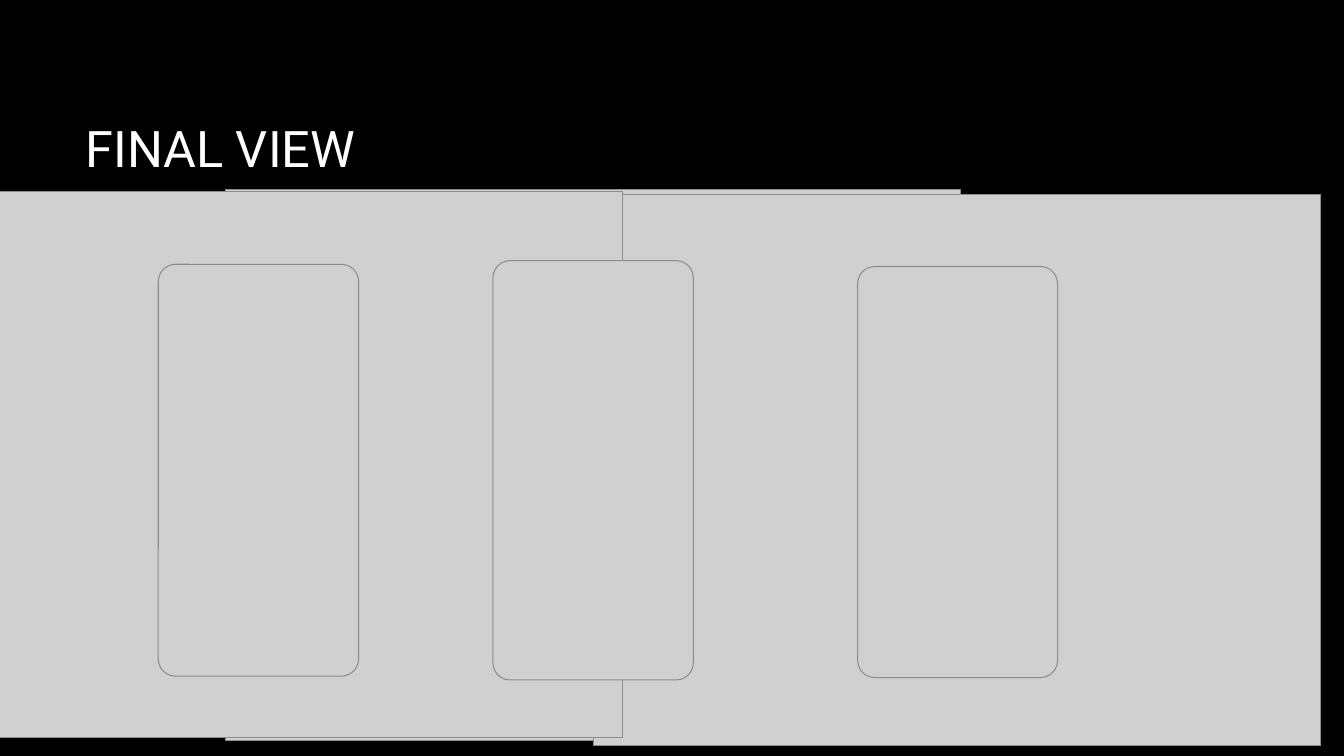
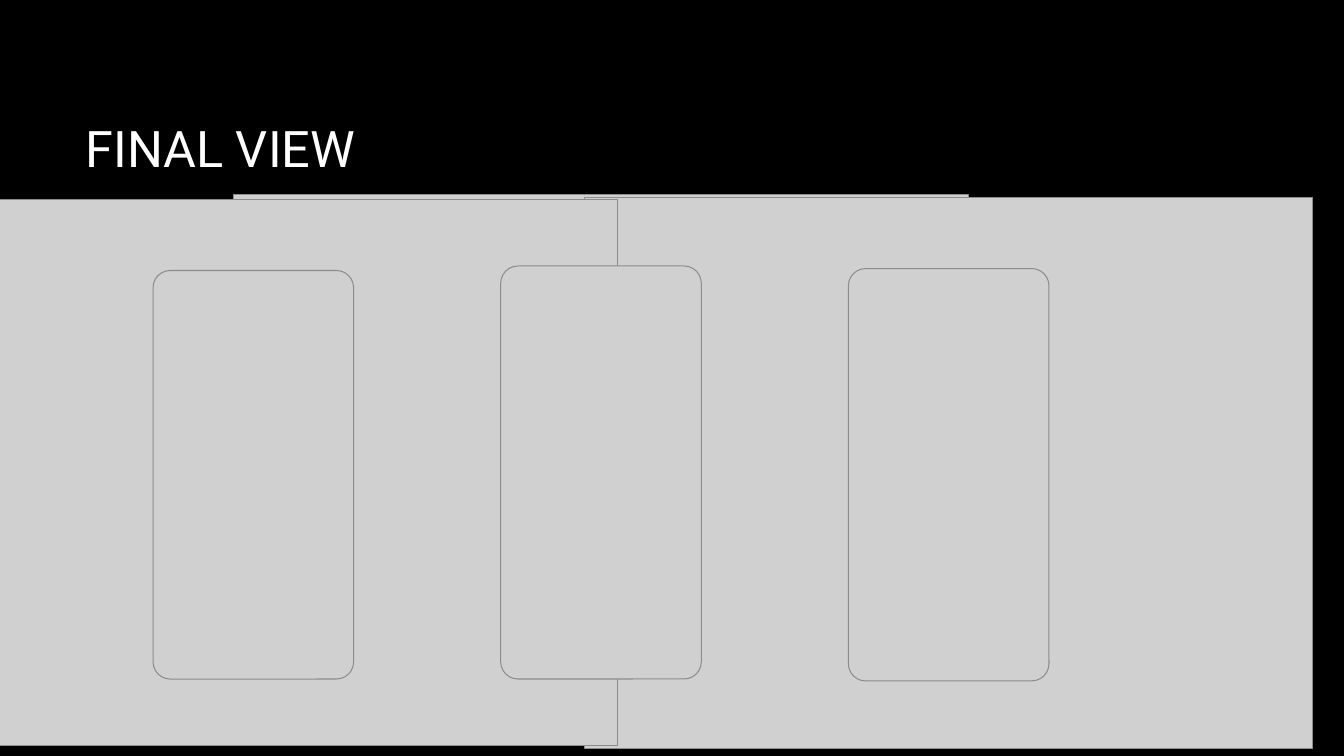
Before and after one commit to Sidm9/QuizzApp, a slide deck: slide 7 of Presentation/Summer Internship Project.pptx. Drawn at 1344x756 pixels with LibreOffice and Linux fonts; fonts in the diff are those of the drawing; grey boxes stand for pictures; background and template pictures are left out. Boxes give left, top, right and bottom in pixels: in the first picture for what was removed or moved away, otherwise in the second. Text is boxed around its words. In the diff, an @@ line names an element or a change of style, - is before the commit and + after.

```diff
--- a/Presentation/Summer Internship Project.pptx
+++ b/Presentation/Summer Internship Project.pptx
@@ picture: place and size @@
-picture at (0,192,622,738)
+picture at (0,200,617,746)
@@ picture: place and size @@
-picture at (226,190,961,741)
+picture at (234,195,969,746)
@@ picture: place and size @@
-picture at (593,195,1321,746)
+picture at (585,198,1313,749)
@@ picture: place and size @@
-picture at (493,261,694,681)
+picture at (501,266,702,680)
@@ picture: place and size @@
-picture at (858,266,1058,678)
+picture at (849,268,1050,681)
@@ picture: place and size @@
-picture at (158,264,359,677)
+picture at (153,270,354,679)
```
Also in this commit, not shown: 2 other slides changed, 16 other files.
